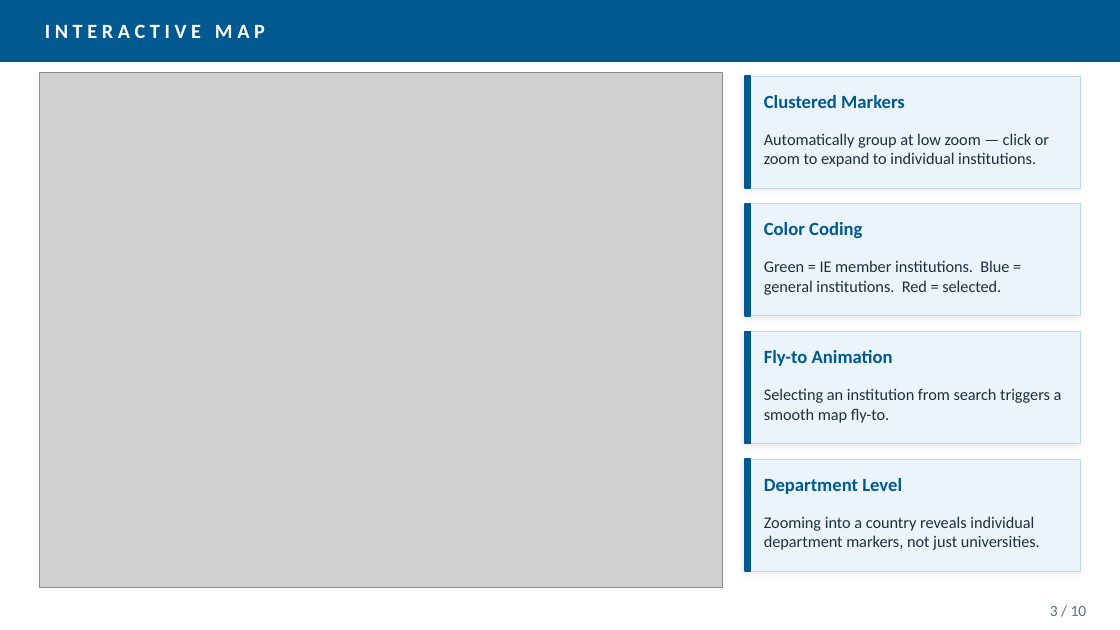
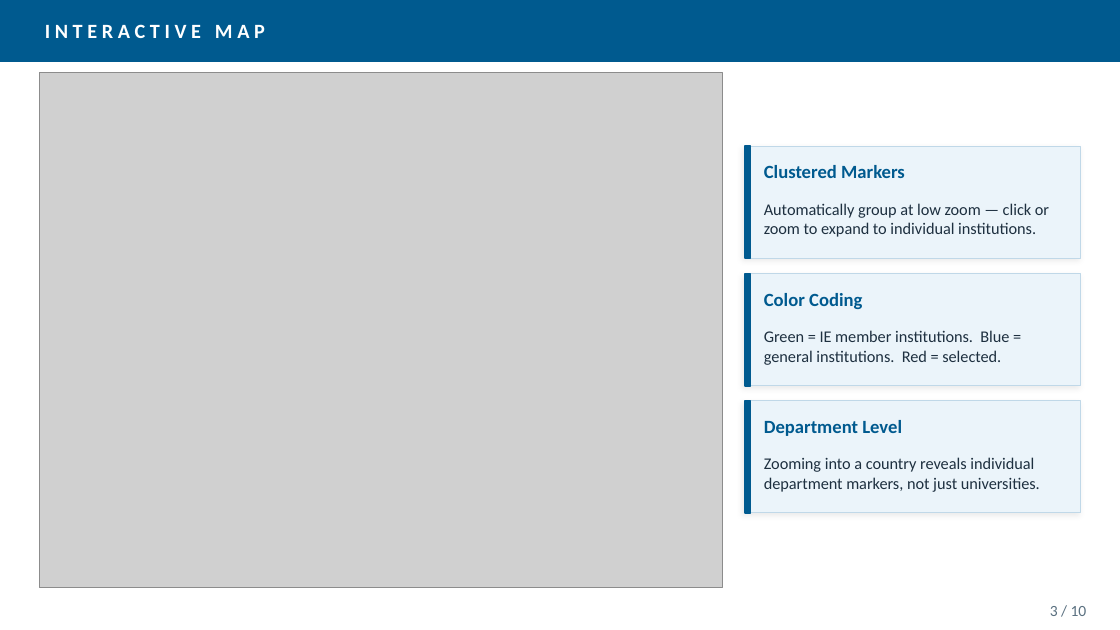
Before and after one commit to Ufo123CZ/VI-SP, a slide deck: slide 3 of documentaions/Presentation.pptx. Drawn at 1120x630 pixels with LibreOffice and Linux fonts; fonts in the diff are those of the drawing; grey boxes stand for pictures. Boxes give left, top, right and bottom in pixels: in the first picture for what was removed or moved away, otherwise in the second. Text is boxed around its words. In the diff, an @@ line names an element or a change of style, - is before the commit and + after.

Commit message:
Presentation

```diff
--- a/documentaions/Presentation.pptx
+++ b/documentaions/Presentation.pptx
@@ 4 texts, 4 rectangles: place and size @@
-4 texts, 4 rectangles at (745,76,1081,316)
+4 texts, 4 rectangles at (745,147,1081,386)
@@ rectangle removed at (745,332,1081,444) @@
@@ rectangle removed at (745,332,750,444) @@
@@ text removed at (764,350,893,366) @@
-Fly-to Animation
@@ text removed at (764,388,1062,423) @@
-Selecting an institution from search triggers a smooth map fly-to.
@@ 2 texts, 2 rectangles: place and size @@
-2 texts, 2 rectangles at (745,459,1081,571)
+2 texts, 2 rectangles at (745,401,1081,513)
```
